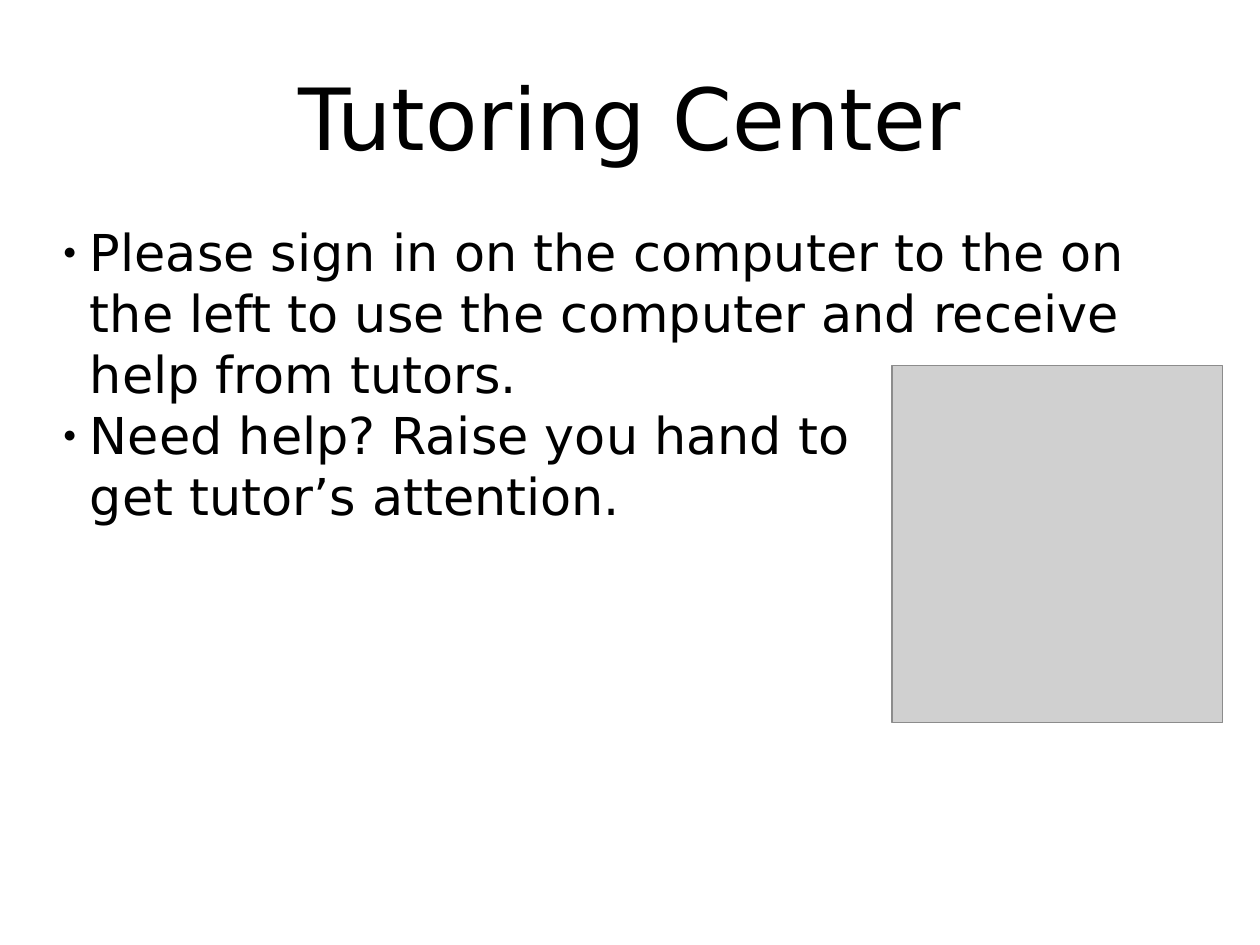
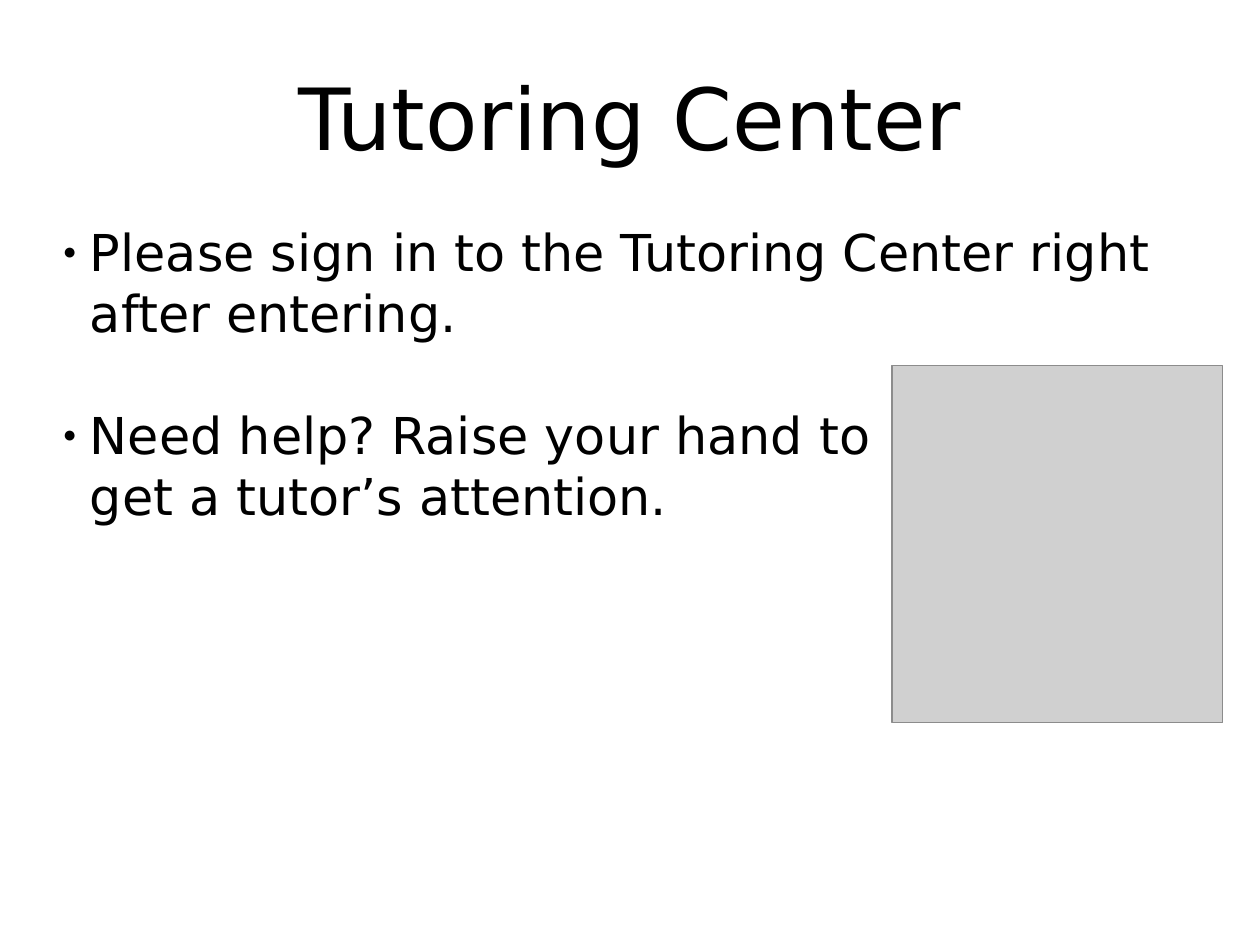
Before and after one commit to FernandoH-G/Pi-TC, a slide deck: slide 2 of ODP/rr.odp. Drawn at 1260x945 pixels with LibreOffice and Linux fonts; fonts in the diff are those of the drawing; grey boxes stand for pictures; background and template pictures are left out. Boxes give left, top, right and bottom in pixels: in the first picture for what was removed or moved away, otherwise in the second. Text is boxed around its words. In the diff, an @@ line names an element or a change of style, - is before the commit and + after.

```diff
--- a/ODP/rr.odp
+++ b/ODP/rr.odp
@@ subtitle at [90, 232, 1149, 526]: text changed @@
-● Please sign in on the computer to the on the left to use the computer and receive help from tutors.
-● Need help? Raise you hand to
-  get tutor’s attention.
+● Please sign in to the Tutoring Center right after entering.
+● Need help? Raise your hand to
+  get a tutor’s attention.
```
Also in this commit, not shown: 1 other slide changed, 4 other files.
